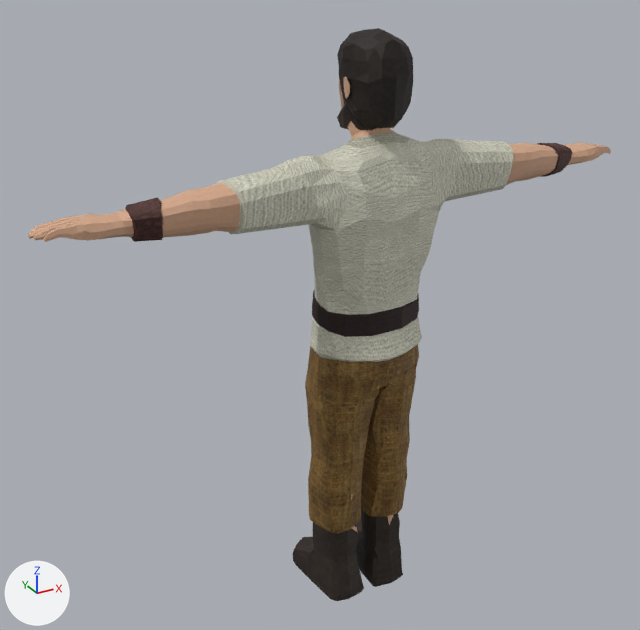
Two versions of the FBX model rsrc/Models/Tom.fbx, one commit apart.
Both versions are drawn from a camera (50 mm lens) standing at (-1.291, -2.1, 2.059) and looking at (-0.075, 0.11, 0.954). Arrows for +X, +Y and +Z are at lower left; the lights stay in place. Where no turn or scale is listed for an object, it has been applied to the vertices.

Objects in the first picture: 'lumberJack'.
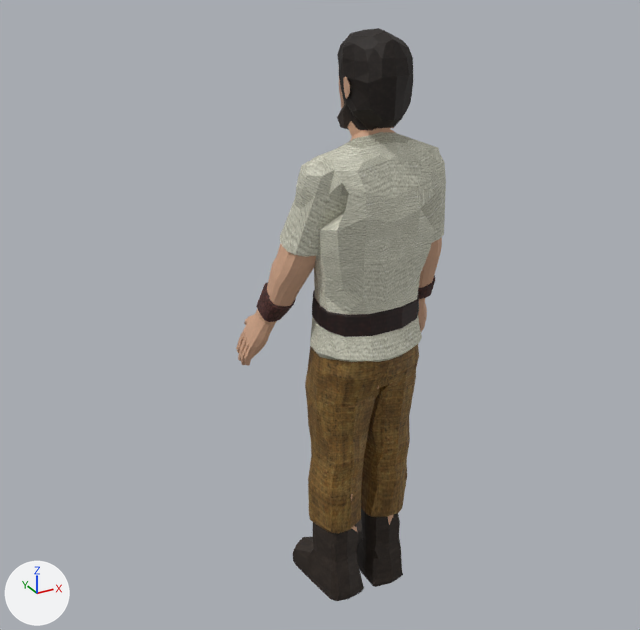
Where the newer file only moved an object's origin or applied its transform, the numbers keep the older frame.

Changed parts and their boxes [x1, y1, x2, y2] in the pictures (640 x 630 px; the box of a moved part takes in the faces that stretch with it):
```json
{"object": "lumberJack", "change": "reshaped", "before": [28, 28, 611, 601], "after": [236, 28, 446, 601], "on screen": "64% narrower"}
{"part": 1, "of": "me_lumberjack", "change": "moved or reshaped", "before": [398, 134, 611, 229], "after": [398, 134, 446, 332]}
{"part": 2, "of": "me_lumberjack", "change": "moved or reshaped", "before": [28, 155, 349, 242], "after": [236, 156, 349, 366]}
```

Edits to the scene script, one JSON object a line:
```json
{"block": "me_lumberjack", "where": "# used by ob_lumberjack; location = (0.0, 0.0, 0.908)"}
{"op": "remove", "block": "me_lumberjack", "code": "me_lumberjack.from_pydata(...)  # 2136 vertices, 2308 faces; spans x -0.93..0.93, y -0.18..0.18, z -0.9..0.9"}
{"op": "add", "block": "me_lumberjack", "code": "me_lumberjack.from_pydata(...)  # 2136 vertices, 2308 faces; spans x -0.31..0.35, y -0.18..0.27, z -0.9..0.9"}
{"block": "me_lumberjack", "change": "me_lumberjack part 1: 464 of the vertices in x 0.16..0.93, y -0.15..0.07, z 0.39..0.6 are multiplied about their middle by the matrix ((0.314, -0.206, 0.927), (0.303, 0.947, 0.108), (-0.9, 0.247, 0.36)), then moved by (-0.31, 0.1, -0.29)"}
{"block": "me_lumberjack", "change": "me_lumberjack part 2: 453 of the vertices in x -0.93..-0.19, y -0.14..0.07, z 0.41..0.6 are multiplied about their middle by the matrix ((0.285, 0.095, -0.954), (-0.322, 0.947, -0.002), (0.903, 0.307, 0.3)), then moved by (0.33, 0.12, -0.28)"}
```
